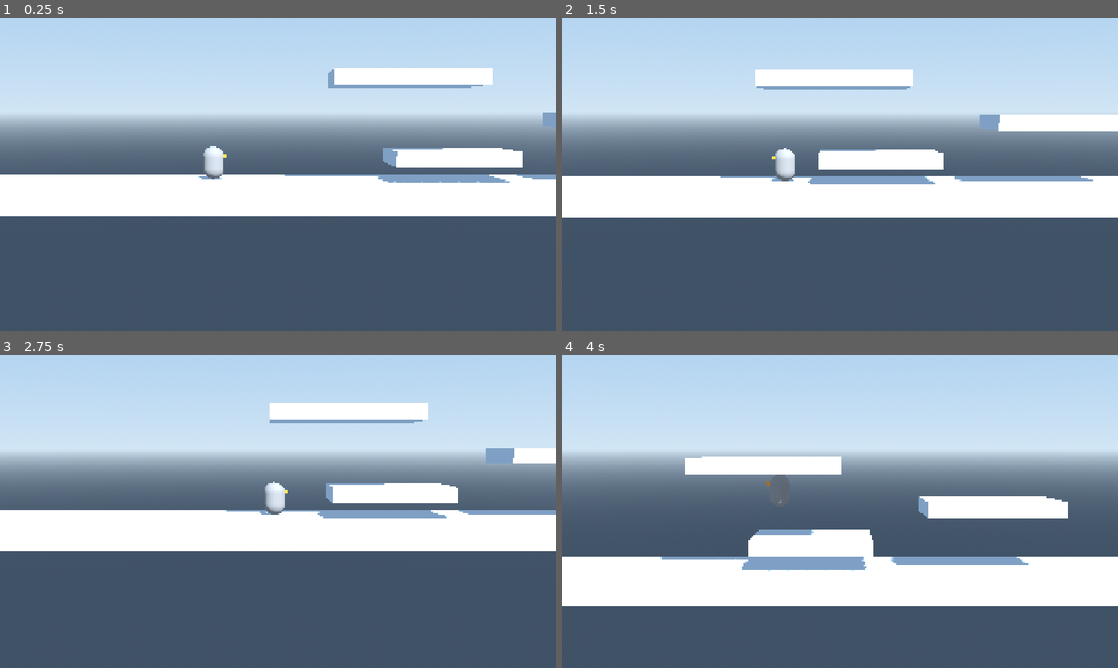
Above: before the commit, frames 1-4 (two rows, left to right).
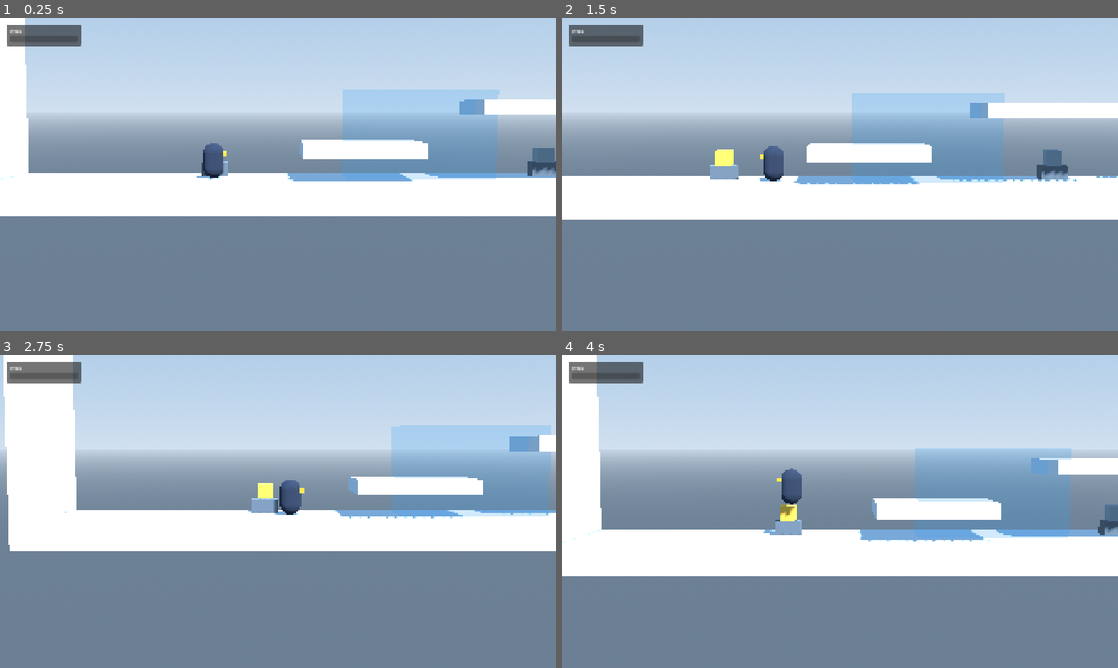
Above: after the commit, the same moments.

Repository: Berkanksz/GameUP-Hackathon
Game: Godot game, scene res://features/player/test_room.tscn
Two runs of this game, one before a commit and one after it. Both use one fixed random seed, a clock stepped at 60 frames per second and the inputs below. This scene is started directly instead of the project's main scene.
Inputs:
- Up to frame 1 (0.25 s): no input
- Up to frame 2 (1.5 s): hold D (move_right) 0.53-1.28 s; tap Space (jump) at 0.77 s; hold A (move_left) from 1.28 s (still down)
- Up to frame 3 (2.75 s): tap Space (jump) at 1.52 s; release A (move_left) at 2.03 s; hold D (move_right) from 2.03 s (still down)
- Up to frame 4 (4 s): tap Space (jump) at 3.02, 3.77 s; release D (move_right) at 3.53 s; hold A (move_left) from 3.53 s (still down)

The runs differ from the first frame. In frame 1, 58% of the frame differs, in the area x 0-100%, y 0-100%; in frame 2, 56%; in frame 3, 60%; in frame 4, 62%.

Commit message:
feat: add M3 heat system, HUD heat bar, checkpoints, and respawn

Diff:
--- a/data/tuning.tres
+++ b/data/tuning.tres
@@ -21,3 +21,10 @@
 camera_lookahead_speed = 4.0
 camera_offset = Vector3(0, 2.2, 24)
 camera_fov = 25.0
+heat_max = 1.0
+heat_slow_threshold = 0.7
+heat_slow_multiplier = 0.7
+heat_passive_cool_rate = 0.05
+heat_sun_rate = 0.35
+heat_shade_rate = -0.45
+respawn_delay = 0.3
--- a/data/tuning_data.gd
+++ b/data/tuning_data.gd
@@ -19,3 +19,10 @@
 @export var camera_lookahead_speed: float = 4.0
 @export var camera_offset: Vector3 = Vector3(0.0, 2.2, 24.0)
 @export var camera_fov: float = 25.0
+@export var heat_max: float = 1.0
+@export var heat_slow_threshold: float = 0.7
+@export var heat_slow_multiplier: float = 0.7
+@export var heat_passive_cool_rate: float = 0.05
+@export var heat_sun_rate: float = 0.35
+@export var heat_shade_rate: float = -0.45
+@export var respawn_delay: float = 0.3
--- a/features/camera/camera_rig.gd
+++ b/features/camera/camera_rig.gd
@@ -21,6 +21,7 @@
 		_camera.fov = tuning.camera_fov
 	if target == null:
 		_acquire_target()
+	EventBus.player_respawned.connect(_on_player_respawned)
 	snap_to_target()
 
 
@@ -56,6 +57,10 @@
 		target = node as Node3D
 
 
+func _on_player_respawned(_checkpoint_id: StringName) -> void:
+	snap_to_target()
+
+
 func _get_target_direction() -> float:
 	if target is CharacterBody3D:
 		var body: CharacterBody3D = target as CharacterBody3D
--- /dev/null
+++ b/features/checkpoint/checkpoint.gd
@@ -0,0 +1,38 @@
+class_name Checkpoint
+extends Area3D
+## Cairn checkpoint area that emits checkpoint_reached when entered by the player.
+
+const INACTIVE_COLOR: Color = Color(0.55, 0.62, 0.68, 1.0)
+const ACTIVE_COLOR: Color = Color(1.0, 0.78, 0.28, 1.0)
+
+@export var checkpoint_id: StringName = &"cp_1"
+
+var is_active: bool = false
+
+@onready var _top_stone: CSGBox3D = get_node_or_null("TopStone") as CSGBox3D
+
+
+func _ready() -> void:
+	add_to_group(&"checkpoint")
+	body_entered.connect(_on_body_entered)
+	EventBus.checkpoint_reached.connect(_on_checkpoint_reached)
+	_update_visual()
+
+
+func _on_body_entered(body: Node3D) -> void:
+	if body == null or not body.is_in_group(&"player"):
+		return
+	EventBus.checkpoint_reached.emit(checkpoint_id)
+
+
+func _on_checkpoint_reached(reached_id: StringName) -> void:
+	is_active = (reached_id == checkpoint_id)
+	_update_visual()
+
+
+func _update_visual() -> void:
+	if _top_stone == null:
+		return
+	var mat := StandardMaterial3D.new()
+	mat.albedo_color = ACTIVE_COLOR if is_active else INACTIVE_COLOR
+	_top_stone.material = mat
--- /dev/null
+++ b/features/checkpoint/checkpoint.tscn
@@ -0,0 +1,27 @@
+[gd_scene load_steps=4 format=3]
+
+[ext_resource type="Script" path="res://features/checkpoint/checkpoint.gd" id="1_checkpoint"]
+
+[sub_resource type="BoxShape3D" id="BoxShape3D_checkpoint"]
+size = Vector3(1.6, 2.4, 2)
+
+[sub_resource type="StandardMaterial3D" id="StandardMaterial3D_base"]
+albedo_color = Color(0.38, 0.43, 0.48, 1)
+
+[node name="Checkpoint" type="Area3D" groups=["checkpoint"]]
+collision_layer = 4
+collision_mask = 2
+script = ExtResource("1_checkpoint")
+
+[node name="CollisionShape3D" type="CollisionShape3D" parent="."]
+transform = Transform3D(1, 0, 0, 0, 1, 0, 0, 0, 1, 0, 1.2, 0)
+shape = SubResource("BoxShape3D_checkpoint")
+
+[node name="BaseStone" type="CSGBox3D" parent="."]
+transform = Transform3D(1, 0, 0, 0, 1, 0, 0, 0, 1, 0, 0.25, -0.7)
+size = Vector3(0.9, 0.5, 0.6)
+material = SubResource("StandardMaterial3D_base")
+
+[node name="TopStone" type="CSGBox3D" parent="."]
+transform = Transform3D(1, 0, 0, 0, 1, 0, 0, 0, 1, 0, 0.75, -0.7)
+size = Vector3(0.55, 0.5, 0.45)
--- /dev/null
+++ b/features/checkpoint/respawn.gd
@@ -0,0 +1,58 @@
+class_name Respawn
+extends Node
+## Tracks the last reached checkpoint and respawns the player after death.
+
+const DEFAULT_TUNING_PATH: String = "res://data/tuning.tres"
+
+@export var player: Node3D
+@export var tuning: TuningData
+
+var active_checkpoint_id: StringName = &"start"
+
+var _spawn_position: Vector3 = Vector3.ZERO
+var _respawn_timer: float = -1.0
+
+
+func _ready() -> void:
+	if tuning == null:
+		tuning = load(DEFAULT_TUNING_PATH) as TuningData
+	EventBus.checkpoint_reached.connect(_on_checkpoint_reached)
+	EventBus.player_died.connect(_on_player_died)
+	_acquire_player()
+	if player != null:
+		_spawn_position = player.global_position
+
+
+func _process(delta: float) -> void:
+	if _respawn_timer < 0.0:
+		return
+	_respawn_timer -= delta
+	if _respawn_timer <= 0.0:
+		_respawn_timer = -1.0
+		_perform_respawn()
+
+
+func _on_checkpoint_reached(checkpoint_id: StringName) -> void:
+	active_checkpoint_id = checkpoint_id
+	for node: Node in get_tree().get_nodes_in_group(&"checkpoint"):
+		if node is Node3D and node.get(&"checkpoint_id") == checkpoint_id:
+			_spawn_position = (node as Node3D).global_position
+			return
+
+
+func _on_player_died(_reason: StringName) -> void:
+	_respawn_timer = tuning.respawn_delay if tuning != null else 0.3
+
+
+func _perform_respawn() -> void:
+	if player == null:
+		_acquire_player()
+	if player != null and player.has_method(&"respawn_at"):
+		player.call(&"respawn_at", _spawn_position)
+	EventBus.player_respawned.emit(active_checkpoint_id)
+
+
+func _acquire_player() -> void:
+	var node: Node = get_tree().get_first_node_in_group(&"player")
+	if node is Node3D:
+		player = node as Node3D
--- /dev/null
+++ b/features/heat/heat_component.gd
@@ -0,0 +1,60 @@
+class_name HeatComponent
+extends Node
+## Tracks player heat from active zones and triggers overheat at maximum heat.
+
+const DEFAULT_TUNING_PATH: String = "res://data/tuning.tres"
+
+@export var tuning: TuningData
+
+var heat: float = 0.0
+
+var _rates: Dictionary = {}
+var _overheated: bool = false
+
+
+func _ready() -> void:
+	if tuning == null:
+		tuning = load(DEFAULT_TUNING_PATH) as TuningData
+	EventBus.player_respawned.connect(_on_player_respawned)
+	EventBus.heat_changed.emit(heat)
+
+
+func _physics_process(delta: float) -> void:
+	if _overheated or tuning == null:
+		return
+	var total_rate: float = _compute_total_rate()
+	var next_heat: float = clampf(heat + total_rate * delta, 0.0, tuning.heat_max)
+	if not is_equal_approx(next_heat, heat):
+		heat = next_heat
+		EventBus.heat_changed.emit(heat)
+	if heat >= tuning.heat_max:
+		_overheated = true
+		var parent: Node = get_parent()
+		if parent != null and parent.has_method(&"die"):
+			parent.call(&"die", &"overheat")
+
+
+## Registers or updates the heat rate per second for a given source identifier.
+func set_rate(source_id: StringName, rate: float) -> void:
+	_rates[source_id] = rate
+
+
+## Removes a heat source identifier from the active rate table.
+func clear_rate(source_id: StringName) -> void:
+	_rates.erase(source_id)
+
+
+func _compute_total_rate() -> float:
+	if _rates.is_empty():
+		return -tuning.heat_passive_cool_rate
+	var sum_rate: float = 0.0
+	for value: Variant in _rates.values():
+		sum_rate += float(value)
+	return sum_rate
+
+
+func _on_player_respawned(_checkpoint_id: StringName) -> void:
+	_overheated = false
+	_rates.clear()
+	heat = 0.0
+	EventBus.heat_changed.emit(heat)
--- /dev/null
+++ b/features/heat/heat_zone.gd
@@ -0,0 +1,54 @@
+class_name HeatZone
+extends Area3D
+## Area zone that applies a heating or cooling rate to an entering player.
+
+const SUN_COLOR: Color = Color(1.0, 0.72, 0.2, 0.22)
+const SHADE_COLOR: Color = Color(0.2, 0.62, 0.95, 0.22)
+
+@export var rate: float = 0.35
+@export var zone_id: StringName = &"sun_zone"
+
+@onready var _visual_box: CSGBox3D = get_node_or_null("VisualBox") as CSGBox3D
+
+
+func _ready() -> void:
+	body_entered.connect(_on_body_entered)
+	body_exited.connect(_on_body_exited)
+	_apply_visual_tint()
+
+
+func _on_body_entered(body: Node3D) -> void:
+	var comp: HeatComponent = _find_heat_component(body)
+	if comp != null:
+		comp.set_rate(_get_zone_key(), rate)
+
+
+func _on_body_exited(body: Node3D) -> void:
+	var comp: HeatComponent = _find_heat_component(body)
+	if comp != null:
+		comp.clear_rate(_get_zone_key())
+
+
+func _find_heat_component(body: Node) -> HeatComponent:
+	if body == null or not body.is_in_group(&"player"):
+		return null
+	for child: Node in body.get_children():
+		if child is HeatComponent:
+			return child as HeatComponent
+	return null
+
+
+func _get_zone_key() -> StringName:
+	if not zone_id.is_empty():
+		return zone_id
+	return StringName(name)
+
+
+func _apply_visual_tint() -> void:
+	if _visual_box == null:
+		return
+	var mat := StandardMaterial3D.new()
+	mat.transparency = BaseMaterial3D.TRANSPARENCY_ALPHA
+	mat.shading_mode = BaseMaterial3D.SHADING_MODE_UNSHADED
+	mat.albedo_color = SUN_COLOR if rate >= 0.0 else SHADE_COLOR
+	_visual_box.material = mat
--- /dev/null
+++ b/features/heat/heat_zone.tscn
@@ -0,0 +1,19 @@
+[gd_scene load_steps=3 format=3]
+
+[ext_resource type="Script" path="res://features/heat/heat_zone.gd" id="1_heat_zone"]
+
+[sub_resource type="BoxShape3D" id="BoxShape3D_zone"]
+size = Vector3(5, 3, 3)
+
+[node name="HeatZone" type="Area3D"]
+collision_layer = 4
+collision_mask = 2
+script = ExtResource("1_heat_zone")
+
+[node name="CollisionShape3D" type="CollisionShape3D" parent="."]
+transform = Transform3D(1, 0, 0, 0, 1, 0, 0, 0, 1, 0, 1.5, 0)
+shape = SubResource("BoxShape3D_zone")
+
+[node name="VisualBox" type="CSGBox3D" parent="."]
+transform = Transform3D(1, 0, 0, 0, 1, 0, 0, 0, 1, 0, 1.5, -0.4)
+size = Vector3(5, 3, 1.8)
--- a/features/player/player.gd
+++ b/features/player/player.gd
@@ -21,6 +21,7 @@
 
 var _coyote_timer: float = 0.0
 var _jump_buffer_timer: float = 0.0
+var _current_heat: float = 0.0
 
 @onready var _visual_root: Node3D = $VisualRoot
 
@@ -33,6 +34,7 @@
 	axis_lock_angular_z = true
 	if tuning == null:
 		tuning = load(DEFAULT_TUNING_PATH) as TuningData
+	EventBus.heat_changed.connect(_on_heat_changed)
 	global_position.z = 0.0
 
 
@@ -101,7 +103,8 @@
 	var accel: float = tuning.walk_acceleration if on_ground else tuning.air_acceleration
 	var fric: float = tuning.walk_friction if on_ground else tuning.air_friction
 	if not is_zero_approx(input_axis):
-		velocity.x = move_toward(velocity.x, input_axis * tuning.walk_speed, accel * delta)
+		var speed_mult: float = tuning.heat_slow_multiplier if _current_heat >= tuning.heat_slow_threshold else 1.0
+		velocity.x = move_toward(velocity.x, input_axis * tuning.walk_speed * speed_mult, accel * delta)
 		facing_direction = signf(input_axis)
 		if _visual_root != null:
 			_visual_root.scale.x = facing_direction
@@ -119,3 +122,7 @@
 		state = State.WALK
 	else:
 		state = State.IDLE
+
+
+func _on_heat_changed(value: float) -> void:
+	_current_heat = value
--- a/features/player/player.tscn
+++ b/features/player/player.tscn
@@ -1,18 +1,23 @@
-[gd_scene load_steps=6 format=3]
+[gd_scene load_steps=8 format=3]
 
 [ext_resource type="Script" path="res://features/player/player.gd" id="1_player"]
 [ext_resource type="Resource" path="res://data/tuning.tres" id="2_tuning"]
+[ext_resource type="Script" path="res://features/heat/heat_component.gd" id="3_heat_comp"]
 
 [sub_resource type="CapsuleShape3D" id="CapsuleShape3D_body"]
 radius = 0.35
-height = 1.1
+height = 1.2
+
+[sub_resource type="StandardMaterial3D" id="StandardMaterial3D_body"]
+albedo_color = Color(0.16, 0.2, 0.28, 1)
 
 [sub_resource type="CapsuleMesh" id="CapsuleMesh_body"]
+material = SubResource("StandardMaterial3D_body")
 radius = 0.35
-height = 1.1
+height = 1.2
 
 [sub_resource type="StandardMaterial3D" id="StandardMaterial3D_beak"]
-albedo_color = Color(0.95, 0.6, 0.15, 1)
+albedo_color = Color(0.95, 0.62, 0.18, 1)
 
 [node name="Player" type="CharacterBody3D" groups=["player"]]
 collision_layer = 2
@@ -25,16 +30,20 @@
 tuning = ExtResource("2_tuning")
 
 [node name="CollisionShape3D" type="CollisionShape3D" parent="."]
-transform = Transform3D(1, 0, 0, 0, 1, 0, 0, 0, 1, 0, 0.55, 0)
+transform = Transform3D(1, 0, 0, 0, 1, 0, 0, 0, 1, 0, 0.6, 0)
 shape = SubResource("CapsuleShape3D_body")
 
 [node name="VisualRoot" type="Node3D" parent="."]
 
 [node name="BodyMesh" type="MeshInstance3D" parent="VisualRoot"]
-transform = Transform3D(1, 0, 0, 0, 1, 0, 0, 0, 1, 0, 0.55, 0)
+transform = Transform3D(1, 0, 0, 0, 1, 0, 0, 0, 1, 0, 0.6, 0)
 mesh = SubResource("CapsuleMesh_body")
 
 [node name="BeakBox" type="CSGBox3D" parent="VisualRoot"]
-transform = Transform3D(1, 0, 0, 0, 1, 0, 0, 0, 1, 0.32, 0.78, 0)
+transform = Transform3D(1, 0, 0, 0, 1, 0, 0, 0, 1, 0.32, 0.82, 0)
 size = Vector3(0.28, 0.14, 0.18)
 material = SubResource("StandardMaterial3D_beak")
+
+[node name="HeatComponent" type="Node" parent="."]
+script = ExtResource("3_heat_comp")
+tuning = ExtResource("2_tuning")
--- a/features/player/test_room.tscn
+++ b/features/player/test_room.tscn
@@ -1,26 +1,31 @@
-[gd_scene load_steps=7 format=3]
+[gd_scene load_steps=11 format=3]
 
 [ext_resource type="PackedScene" path="res://features/player/player.tscn" id="1_player"]
-[ext_resource type="PackedScene" path="res://features/camera/camera_rig.tscn" id="2_cam"]
+[ext_resource type="PackedScene" path="res://features/camera/camera_rig.tscn" id="2_camera"]
+[ext_resource type="PackedScene" path="res://features/heat/heat_zone.tscn" id="3_heat_zone"]
+[ext_resource type="PackedScene" path="res://features/checkpoint/checkpoint.tscn" id="4_checkpoint"]
+[ext_resource type="Script" path="res://features/checkpoint/respawn.gd" id="5_respawn"]
+[ext_resource type="PackedScene" path="res://features/ui/hud.tscn" id="6_hud"]
+[ext_resource type="Resource" path="res://data/tuning.tres" id="7_tuning"]
 
-[sub_resource type="ProceduralSkyMaterial" id="ProceduralSkyMaterial_sky"]
-sky_top_color = Color(0.55, 0.74, 0.92, 1)
-sky_horizon_color = Color(0.82, 0.9, 0.96, 1)
-ground_bottom_color = Color(0.25, 0.32, 0.4, 1)
-ground_horizon_color = Color(0.82, 0.9, 0.96, 1)
+[sub_resource type="ProceduralSkyMaterial" id="ProceduralSkyMaterial_room"]
+sky_top_color = Color(0.55, 0.72, 0.88, 1)
+sky_horizon_color = Color(0.82, 0.88, 0.94, 1)
+ground_bottom_color = Color(0.42, 0.5, 0.58, 1)
+ground_horizon_color = Color(0.78, 0.84, 0.9, 1)
 
-[sub_resource type="Sky" id="Sky_env"]
-sky_material = SubResource("ProceduralSkyMaterial_sky")
+[sub_resource type="Sky" id="Sky_room"]
+sky_material = SubResource("ProceduralSkyMaterial_room")
 
 [sub_resource type="Environment" id="Environment_room"]
 background_mode = 2
-sky = SubResource("Sky_env")
-ambient_light_source = 2
-ambient_light_color = Color(0.78, 0.85, 0.94, 1)
+sky = SubResource("Sky_room")
+ambient_light_source = 3
+ambient_light_color = Color(0.75, 0.82, 0.9, 1)
 ambient_light_energy = 0.7
 
 [sub_resource type="StandardMaterial3D" id="StandardMaterial3D_ice"]
-albedo_color = Color(0.75, 0.86, 0.95, 1)
+albedo_color = Color(0.82, 0.9, 0.96, 1)
 
 [node name="TestRoom" type="Node3D"]
 
@@ -28,7 +33,7 @@
 environment = SubResource("Environment_room")
 
 [node name="DirectionalLight3D" type="DirectionalLight3D" parent="."]
-transform = Transform3D(0.866025, -0.353553, 0.353553, 0, 0.707107, 0.707107, -0.5, -0.612372, 0.612372, 0, 12, 8)
+transform = Transform3D(0.866025, -0.353553, 0.353553, 0, 0.707107, 0.707107, -0.5, -0.612372, 0.612372, 0, 8, 8)
 shadow_enabled = true
 
 [node name="Geometry" type="Node3D" parent="."]
@@ -40,38 +45,68 @@
 material = SubResource("StandardMaterial3D_ice")
 
 [node name="LeftWall" type="CSGBox3D" parent="Geometry"]
-transform = Transform3D(1, 0, 0, 0, 1, 0, 0, 0, 1, -18.5, 4, 0)
+transform = Transform3D(1, 0, 0, 0, 1, 0, 0, 0, 1, -17.5, 4, 0)
 use_collision = true
 size = Vector3(1, 9, 4)
 material = SubResource("StandardMaterial3D_ice")
 
 [node name="RightWall" type="CSGBox3D" parent="Geometry"]
-transform = Transform3D(1, 0, 0, 0, 1, 0, 0, 0, 1, 18.5, 4, 0)
+transform = Transform3D(1, 0, 0, 0, 1, 0, 0, 0, 1, 17.5, 4, 0)
 use_collision = true
 size = Vector3(1, 9, 4)
 material = SubResource("StandardMaterial3D_ice")
 
 [node name="LowStep" type="CSGBox3D" parent="Geometry"]
-transform = Transform3D(1, 0, 0, 0, 1, 0, 0, 0, 1, 4, 0.75, 0)
+transform = Transform3D(1, 0, 0, 0, 1, 0, 0, 0, 1, -5, 1, 0)
 use_collision = true
 size = Vector3(4, 0.5, 3)
 material = SubResource("StandardMaterial3D_ice")
 
 [node name="MidLedge" type="CSGBox3D" parent="Geometry"]
-transform = Transform3D(1, 0, 0, 0, 1, 0, 0, 0, 1, 10, 2.0, 0)
+transform = Transform3D(1, 0, 0, 0, 1, 0, 0, 0, 1, 1, 2.4, 0)
 use_collision = true
 size = Vector3(4.5, 0.5, 3)
 material = SubResource("StandardMaterial3D_ice")
 
 [node name="HighLedge" type="CSGBox3D" parent="Geometry"]
-transform = Transform3D(1, 0, 0, 0, 1, 0, 0, 0, 1, 2.5, 3.4, 0)
+transform = Transform3D(1, 0, 0, 0, 1, 0, 0, 0, 1, 7.5, 3.8, 0)
 use_collision = true
 size = Vector3(5, 0.5, 3)
 material = SubResource("StandardMaterial3D_ice")
 
+[node name="Zones" type="Node3D" parent="."]
+
+[node name="ShadeZone" parent="Zones" instance=ExtResource("3_heat_zone")]
+transform = Transform3D(1, 0, 0, 0, 1, 0, 0, 0, 1, -3, 0, 0)
+rate = -0.45
+zone_id = &"shade_1"
+
+[node name="SunZone" parent="Zones" instance=ExtResource("3_heat_zone")]
+transform = Transform3D(1, 0, 0, 0, 1, 0, 0, 0, 1, 8, 0, 0)
+rate = 0.35
+zone_id = &"sun_1"
+
+[node name="Checkpoints" type="Node3D" parent="."]
+
+[node name="CheckpointStart" parent="Checkpoints" instance=ExtResource("4_checkpoint")]
+transform = Transform3D(1, 0, 0, 0, 1, 0, 0, 0, 1, -10, 0, 0)
+checkpoint_id = &"cp_start"
+
+[node name="CheckpointMid" parent="Checkpoints" instance=ExtResource("4_checkpoint")]
+transform = Transform3D(1, 0, 0, 0, 1, 0, 0, 0, 1, 1.5, 0, 0)
+checkpoint_id = &"cp_mid"
+
+[node name="Respawn" type="Node" parent="." node_paths=PackedStringArray("player")]
+script = ExtResource("5_respawn")
+player = NodePath("../Player")
+tuning = ExtResource("7_tuning")
+
 [node name="Player" parent="." instance=ExtResource("1_player")]
-transform = Transform3D(1, 0, 0, 0, 1, 0, 0, 0, 1, -4, 0.2, 0)
+transform = Transform3D(1, 0, 0, 0, 1, 0, 0, 0, 1, -10, 0.1, 0)
 
-[node name="CameraRig" parent="." node_paths=PackedStringArray("target") instance=ExtResource("2_cam")]
+[node name="CameraRig" parent="." node_paths=PackedStringArray("target") instance=ExtResource("2_camera")]
 target = NodePath("../Player")
 bounds = Rect2(-12, 1.5, 24, 6)
+use_bounds = true
+
+[node name="Hud" parent="." instance=ExtResource("6_hud")]
--- /dev/null
+++ b/features/ui/hud.gd
@@ -0,0 +1,89 @@
+class_name Hud
+extends CanvasLayer
+## Heads up display with localized heat bar and high heat shimmer feedback.
+
+const DEFAULT_TUNING_PATH: String = "res://data/tuning.tres"
+const NORMAL_FILL_COLOR: Color = Color(0.28, 0.72, 0.92, 1.0)
+const HOT_FILL_COLOR: Color = Color(0.95, 0.42, 0.18, 1.0)
+
+@export var tuning: TuningData
+
+var _current_heat: float = 0.0
+var _shimmer_clock: float = 0.0
+var _flash_alpha: float = 0.0
+var _fill_style: StyleBoxFlat
+
+@onready var _heat_label: Label = %HeatLabel
+@onready var _heat_bar: ProgressBar = %HeatBar
+@onready var _shimmer_overlay: ColorRect = %ShimmerOverlay
+
+
+func _ready() -> void:
+	if tuning == null:
+		tuning = load(DEFAULT_TUNING_PATH) as TuningData
+	_setup_bar_style()
+	EventBus.heat_changed.connect(_on_heat_changed)
+	EventBus.player_died.connect(_on_player_died)
+	EventBus.player_respawned.connect(_on_player_respawned)
+	EventBus.language_changed.connect(_on_language_changed)
+	_refresh_text()
+	_apply_heat(0.0)
+
+
+func _process(delta: float) -> void:
+	_update_shimmer(delta)
+
+
+func _setup_bar_style() -> void:
+	_fill_style = StyleBoxFlat.new()
+	_fill_style.bg_color = NORMAL_FILL_COLOR
+	_fill_style.set_corner_radius_all(4)
+	_heat_bar.add_theme_stylebox_override(&"fill", _fill_style)
+
+
+func _refresh_text() -> void:
+	_heat_label.text = tr("UI_HEAT")
+
+
+func _on_language_changed(_code: String) -> void:
+	_refresh_text()
+
+
+func _on_heat_changed(value: float) -> void:
+	_apply_heat(value)
+
+
+func _on_player_died(reason: StringName) -> void:
+	if reason == &"overheat":
+		_flash_alpha = 0.38
+
+
+func _on_player_respawned(_checkpoint_id: StringName) -> void:
+	_flash_alpha = 0.0
+	_apply_heat(0.0)
+
+
+func _apply_heat(value: float) -> void:
+	var max_heat: float = tuning.heat_max if tuning != null else 1.0
+	_current_heat = clampf(value, 0.0, max_heat)
+	_heat_bar.max_value = max_heat
+	_heat_bar.value = _current_heat
+	var threshold: float = tuning.heat_slow_threshold if tuning != null else 0.7
+	if _fill_style != null:
+		_fill_style.bg_color = HOT_FILL_COLOR if _current_heat >= threshold else NORMAL_FILL_COLOR
+
+
+func _update_shimmer(delta: float) -> void:
+	if _shimmer_overlay == null:
+		return
+	_flash_alpha = maxf(0.0, _flash_alpha - delta * 1.2)
+	var threshold: float = tuning.heat_slow_threshold if tuning != null else 0.7
+	var max_heat: float = tuning.heat_max if tuning != null else 1.0
+	var shimmer_alpha: float = 0.0
+	if _current_heat >= threshold and max_heat > threshold:
+		_shimmer_clock += delta * 6.5
+		var ratio: float = (_current_heat - threshold) / (max_heat - threshold)
+		var wave: float = 0.5 + 0.5 * sin(_shimmer_clock)
+		shimmer_alpha = ratio * (0.08 + 0.08 * wave)
+	var final_alpha: float = clampf(maxf(shimmer_alpha, _flash_alpha), 0.0, 0.45)
+	_shimmer_overlay.color = Color(1.0, 0.48, 0.15, final_alpha)
--- /dev/null
+++ b/features/ui/hud.tscn
@@ -0,0 +1,49 @@
+[gd_scene load_steps=2 format=3]
+
+[ext_resource type="Script" path="res://features/ui/hud.gd" id="1_hud"]
+
+[node name="Hud" type="CanvasLayer"]
+script = ExtResource("1_hud")
+
+[node name="ShimmerOverlay" type="ColorRect" parent="."]
+unique_name_in_owner = true
+anchors_preset = 15
+anchor_right = 1.0
+anchor_bottom = 1.0
+grow_horizontal = 2
+grow_vertical = 2
+mouse_filter = 2
+color = Color(1, 0.48, 0.15, 0)
+
+[node name="MarginContainer" type="MarginContainer" parent="."]
+offset_left = 24.0
+offset_top = 24.0
+offset_right = 280.0
+offset_bottom = 96.0
+
+[node name="HeatPanel" type="PanelContainer" parent="MarginContainer"]
+layout_mode = 2
+
+[node name="InnerMargin" type="MarginContainer" parent="MarginContainer/HeatPanel"]
+layout_mode = 2
+theme_override_constants/margin_left = 12
+theme_override_constants/margin_top = 8
+theme_override_constants/margin_right = 12
+theme_override_constants/margin_bottom = 10
+
+[node name="VBoxContainer" type="VBoxContainer" parent="MarginContainer/HeatPanel/InnerMargin"]
+layout_mode = 2
+theme_override_constants/separation = 6
+
+[node name="HeatLabel" type="Label" parent="MarginContainer/HeatPanel/InnerMargin/VBoxContainer"]
+unique_name_in_owner = true
+layout_mode = 2
+text = "UI_HEAT"
+
+[node name="HeatBar" type="ProgressBar" parent="MarginContainer/HeatPanel/InnerMargin/VBoxContainer"]
+unique_name_in_owner = true
+custom_minimum_size = Vector2(220, 22)
+layout_mode = 2
+max_value = 1.0
+step = 0.001
+show_percentage = false
--- a/project.godot
+++ b/project.godot
@@ -15,6 +15,8 @@
 config/features=PackedStringArray("4.7", "GL Compatibility")
 
 [autoload]
+
+McpInteractionServer="*res://mcp_interaction_server.gd"
 
 
 
Not shown, added: features/checkpoint/checkpoint.gd.uid
Not shown, added: features/checkpoint/respawn.gd.uid
Not shown, added: features/heat/heat_component.gd.uid
Not shown, added: features/heat/heat_zone.gd.uid
Not shown, added: features/ui/hud.gd.uid
Not shown, changed: docs/GRAPH.md
Not shown, changed: docs/PROJECT_MAP.md
Not shown, changed: docs/TASKS.md
